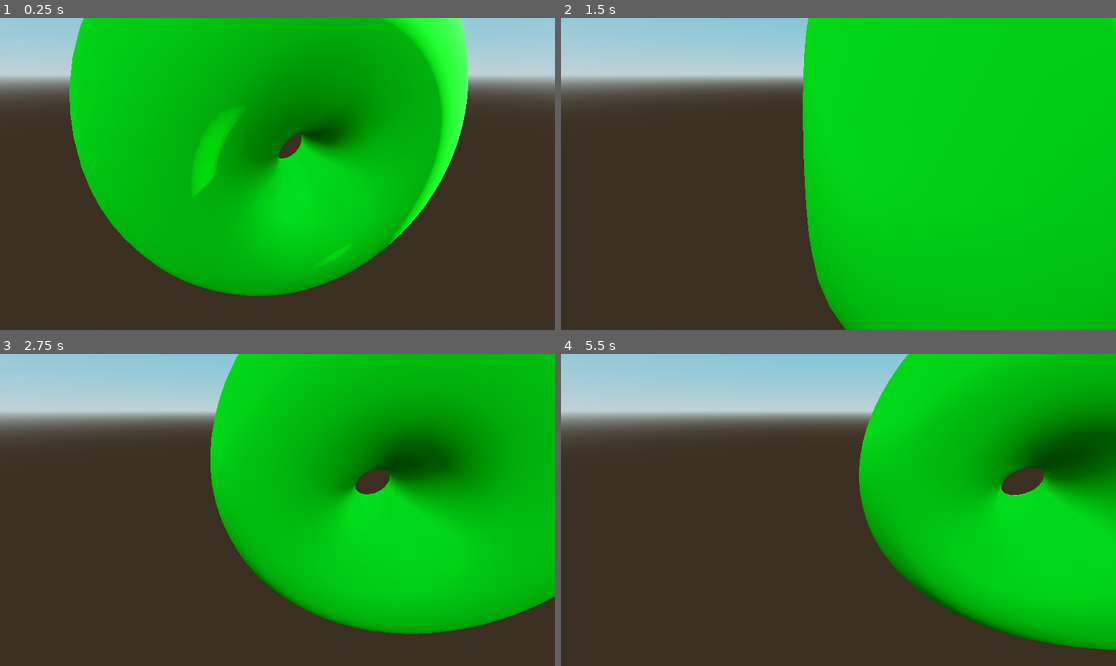
Above: before the commit, frames 1-4 (two rows, left to right).
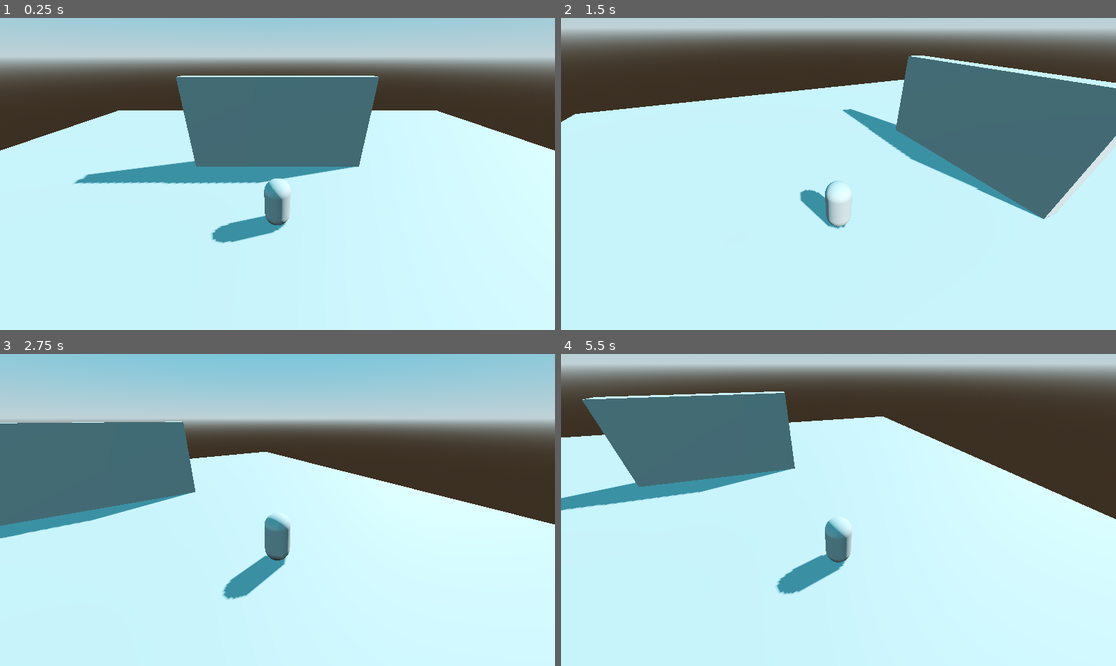
Above: after the commit, the same moments.

Repository: legacynical/ultimate-godot-intro-3d
Game: Godot game, scene res://scenes/levels/level.tscn
Same seed, same stepped clock (60 frames per second), same inputs: the game is played once before the commit and once after it. The engine's default icon, where the game draws it, is replaced by a stand-in: a white triangle on a blue panel in a dark square.
Inputs (mouse positions are in pixels of both pictures, inside the frame that each line leads up to):
- Up to frame 1 (0.25 s): no input
- Up to frame 2 (1.5 s): tap Enter (ui_accept) at 0.5, 0.6, 0.77, 1.07, 1.35 s; move the mouse to (960, 158) at 0.52 s; hold D (right) 0.53-1.28 s; move the mouse to (727, 189) at 1.27 s; hold S (backward) from 1.28 s (still down)
- Up to frame 3 (2.75 s): tap Enter (ui_accept) at 1.52, 1.82, 2.1 s; move the mouse to (333, 441) at 2.02 s; release S (backward) at 2.03 s; hold D (right) from 2.03 s (still down)
- Up to frame 4 (5.5 s): move the mouse to (810, 572) at 2.77 s; release D (right) at 2.78 s; hold W (forward) 2.78-3.53 s; tap Enter (ui_accept) at 2.85, 3.02, 3.32, 3.6, 3.77, 4.07, 4.35, 4.52, 4.82, 5.1 s; move the mouse to (1005, 556) at 3.52 s; hold A (left) 3.53-5.03 s; move the mouse to (672, 463) at 4.27 s; move the mouse to (866, 510) at 5.02 s; hold S (backward) from 5.03 s (still down)

The runs differ from the first frame. In frame 1, 92% of the frame differs, in the area x 0-100%, y 0-100%; in frame 2, 99%; in frame 3, 92%; in frame 4, 100%.

Commit message:
add basic player movement and camera

Diff:
--- /dev/null
+++ b/scenes/entities/player/camera_controller.gd
@@ -0,0 +1,26 @@
+extends Node3D
+
+@export var horizontal_acceleration := 2.0
+@export var vertical_acceleration := 1.0
+
+
+func _process(delta: float) -> void:
+	var joy_dir = Input.get_vector("pan_left", "pan_right", "pan_up", "pan_down")
+	rotate_from_vector(joy_dir * delta * Vector2(horizontal_acceleration, vertical_acceleration))
+	#print(joy_dir)
+
+func _input(event: InputEvent) -> void:
+	if event is InputEventMouseMotion:
+		rotate_from_vector(event.relative * 0.005)
+
+		#print("mouse movement: ", event.relative)
+
+func rotate_from_vector(v: Vector2):
+	if v.length() == 0: return
+	# left/right camera pan
+	rotation.y -= v.x
+	#rotation.y += v.x # this can be an option based on player preference
+
+	# up/down camera pan with limits
+	rotation.x -= v.y
+	rotation.x = clamp(rotation.x, -0.1, 0.1)
--- /dev/null
+++ b/scenes/entities/player/camera_controller.tscn
@@ -0,0 +1,9 @@
+[gd_scene load_steps=2 format=3 uid="uid://dxinmk8ypkgqg"]
+
+[ext_resource type="Script" path="res://scenes/entities/player/camera_controller.gd" id="1_3sd0p"]
+
+[node name="CameraController" type="Node3D"]
+script = ExtResource("1_3sd0p")
+
+[node name="Camera3D" type="Camera3D" parent="."]
+transform = Transform3D(1, 0, 0, 0, 0.866025, 0.5, 0, -0.5, 0.866025, 0, 5.86677, 6.24048)
--- /dev/null
+++ b/scenes/entities/player/player.gd
@@ -0,0 +1,41 @@
+extends CharacterBody3D
+
+@export var base_speed := 4.0
+@export var camera: Node3D
+
+var movement_input := Vector2.ZERO
+
+func _physics_process(_delta: float) -> void:
+	movement_input = Input.get_vector("left", "right", "forward", "backward").rotated(-camera.global_rotation.y)
+	velocity = Vector3(movement_input.x, 0, movement_input.y) * base_speed
+	move_and_slide()
+
+	#print(camera.global_rotation.y)
+	#print("movement input vector: ", movement_input)
+
+#region default template (commented)
+#const SPEED = 5.0
+#const JUMP_VELOCITY = 4.5
+#
+#func _physics_process(delta):
+	## Add the gravity.
+	#if not is_on_floor():
+		#velocity += get_gravity() * delta
+#
+	## Handle jump.
+	#if Input.is_action_just_pressed("ui_accept") and is_on_floor():
+		#velocity.y = JUMP_VELOCITY
+#
+	## Get the input direction and handle the movement/deceleration.
+	## As good practice, you should replace UI actions with custom gameplay actions.
+	#var input_dir = Input.get_vector("ui_left", "ui_right", "ui_up", "ui_down")
+	#var direction = (transform.basis * Vector3(input_dir.x, 0, input_dir.y)).normalized()
+	#if direction:
+		#velocity.x = direction.x * SPEED
+		#velocity.z = direction.z * SPEED
+	#else:
+		#velocity.x = move_toward(velocity.x, 0, SPEED)
+		#velocity.z = move_toward(velocity.z, 0, SPEED)
+#
+	#move_and_slide()
+#endregion
--- /dev/null
+++ b/scenes/entities/player/player.tscn
@@ -0,0 +1,22 @@
+[gd_scene load_steps=5 format=3 uid="uid://cec7f6jwig13o"]
+
+[ext_resource type="Script" path="res://scenes/entities/player/player.gd" id="1_yjbjc"]
+[ext_resource type="PackedScene" uid="uid://dxinmk8ypkgqg" path="res://scenes/entities/player/camera_controller.tscn" id="2_tyv8m"]
+
+[sub_resource type="CapsuleMesh" id="CapsuleMesh_04sxn"]
+
+[sub_resource type="CapsuleShape3D" id="CapsuleShape3D_7ncgg"]
+
+[node name="Player" type="CharacterBody3D" node_paths=PackedStringArray("camera")]
+script = ExtResource("1_yjbjc")
+camera = NodePath("CameraController")
+
+[node name="MeshInstance3D" type="MeshInstance3D" parent="."]
+transform = Transform3D(1, 0, 0, 0, 1, 0, 0, 0, 1, 0, 1, 0)
+mesh = SubResource("CapsuleMesh_04sxn")
+
+[node name="CollisionShape3D" type="CollisionShape3D" parent="."]
+transform = Transform3D(1, 0, 0, 0, 1, 0, 0, 0, 1, 0, 1, 0)
+shape = SubResource("CapsuleShape3D_7ncgg")
+
+[node name="CameraController" parent="." instance=ExtResource("2_tyv8m")]
--- a/scenes/levels/level.tscn
+++ b/scenes/levels/level.tscn
@@ -1,8 +1,8 @@
-[gd_scene load_steps=11 format=3 uid="uid://dnnftwfghbvdw"]
+[gd_scene load_steps=14 format=3 uid="uid://dnnftwfghbvdw"]
 
+[ext_resource type="PackedScene" uid="uid://cec7f6jwig13o" path="res://scenes/entities/player/player.tscn" id="1_e8qde"]
 [ext_resource type="Texture2D" uid="uid://pmtjsr8lh0iy" path="res://graphics/grid/Light/texture_06.png" id="1_yd6dp"]
 [ext_resource type="Texture2D" uid="uid://dpweq38ut7cfs" path="res://icon.svg" id="2_rwof7"]
-[ext_resource type="Script" path="res://scenes/levels/mesh_instance_3d_2.gd" id="3_w5b3t"]
 
 [sub_resource type="ProceduralSkyMaterial" id="ProceduralSkyMaterial_s8dhv"]
 sky_top_color = Color(0.254595, 0.615692, 0.753943, 1)
@@ -18,6 +18,12 @@
 tonemap_mode = 2
 glow_enabled = true
 
+[sub_resource type="BoxShape3D" id="BoxShape3D_85307"]
+size = Vector3(40, 0.5, 40)
+
+[sub_resource type="BoxShape3D" id="BoxShape3D_fo821"]
+size = Vector3(10, 10, 1)
+
 [sub_resource type="StandardMaterial3D" id="StandardMaterial3D_mjg7m"]
 albedo_color = Color(0.533333, 1, 1, 1)
 albedo_texture = ExtResource("1_yd6dp")
@@ -31,6 +37,23 @@
 [sub_resource type="TorusMesh" id="TorusMesh_2t3de"]
 material = SubResource("StandardMaterial3D_6ca1c")
 
+[sub_resource type="GDScript" id="GDScript_ixpuh"]
+script/source = "extends MeshInstance3D
+
+func _ready() -> void:
+	var material = mesh.surface_get_material(0)
+	material.albedo_color = Color.GREEN
+
+	mesh.outer_radius = 5
+
+func _physics_process(delta: float) -> void:
+	# rotate_y(0.1)
+	rotation_degrees += Vector3(0, 1, 0)
+	position += Vector3(1, 0, 0) * delta
+	scale += Vector3(0.01, 0.01, 0.01) * delta
+
+"
+
 [node name="Level" type="Node3D"]
 
 [node name="WorldEnvironment" type="WorldEnvironment" parent="."]
@@ -40,26 +63,54 @@
 transform = Transform3D(-0.300706, -0.579265, 0.757647, 0, 0.794415, 0.607376, -0.953717, 0.182641, -0.238885, 0, 0, 0)
 shadow_enabled = true
 
-[node name="MeshInstance3D" type="MeshInstance3D" parent="."]
+[node name="Entities" type="Node3D" parent="."]
+
+[node name="Player" parent="Entities" instance=ExtResource("1_e8qde")]
+
+[node name="Environment" type="Node3D" parent="."]
+
+[node name="StaticBody3D" type="StaticBody3D" parent="Environment"]
+transform = Transform3D(1, 0, 0, 0, 1, 0, 0, 0, 1, 0, -0.25, 0)
+
+[node name="CSGBox3D" type="CSGBox3D" parent="Environment/StaticBody3D"]
+size = Vector3(40, 0.5, 40)
+
+[node name="CollisionShape3D" type="CollisionShape3D" parent="Environment/StaticBody3D"]
+shape = SubResource("BoxShape3D_85307")
+
+[node name="StaticBody3D2" type="StaticBody3D" parent="Environment"]
+transform = Transform3D(1, 0, 0, 0, 1, 0, 0, 0, 1, 0, 0, -5.29192)
+
+[node name="CSGBox3D" type="CSGBox3D" parent="Environment/StaticBody3D2"]
+size = Vector3(10, 10, 1)
+
+[node name="CollisionShape3D" type="CollisionShape3D" parent="Environment/StaticBody3D2"]
+shape = SubResource("BoxShape3D_fo821")
+
+[node name="Basics" type="Node3D" parent="."]
+visible = false
+metadata/_edit_lock_ = true
+
+[node name="MeshInstance3D" type="MeshInstance3D" parent="Basics"]
 transform = Transform3D(1, 0, 0, 0, 1, 0, 0, 0, 1, -4.45812, 0, 0)
 visible = false
 mesh = SubResource("BoxMesh_r3tf4")
+skeleton = NodePath("../..")
 
-[node name="CSGSphere3D" type="CSGSphere3D" parent="."]
+[node name="CSGSphere3D" type="CSGSphere3D" parent="Basics"]
 transform = Transform3D(1, 0, 0, 0, 1, 0, 0, 0, 1, 4.14382, 0, 0)
 visible = false
 radius = 1.07
 radial_segments = 45
 
-[node name="Sprite3D" type="Sprite3D" parent="."]
+[node name="Sprite3D" type="Sprite3D" parent="Basics"]
 transform = Transform3D(1, 0, 0, 0, 1, 0, 0, 0, 1, 6.05886, 0, 0)
 visible = false
 texture = ExtResource("2_rwof7")
 
-[node name="MeshInstance3D2" type="MeshInstance3D" parent="."]
+[node name="MeshInstance3D2" type="MeshInstance3D" parent="Basics"]
 transform = Transform3D(1, 0, 0, 0, -4.37114e-08, 1, 0, -1, -4.37114e-08, 0.0102, 0.968155, 0)
+visible = false
 mesh = SubResource("TorusMesh_2t3de")
-script = ExtResource("3_w5b3t")
-
-[node name="Camera3D" type="Camera3D" parent="."]
-transform = Transform3D(0.9999, 0.00618969, -0.0126901, -4.22072e-08, 0.898786, 0.438387, 0.0141192, -0.438343, 0.898697, -0.254434, 2.97059, 5.92425)
+skeleton = NodePath("../..")
+script = SubResource("GDScript_ixpuh")
